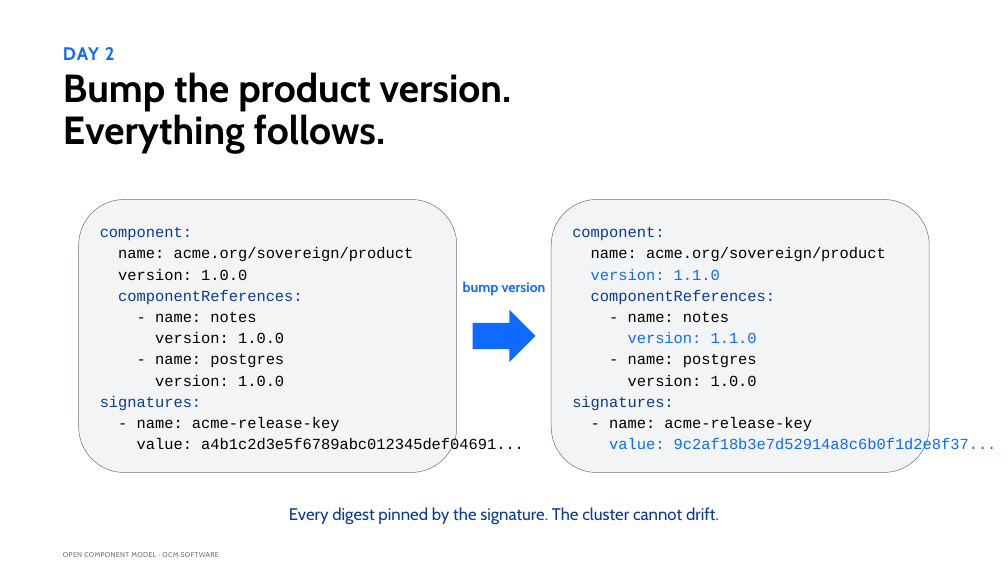
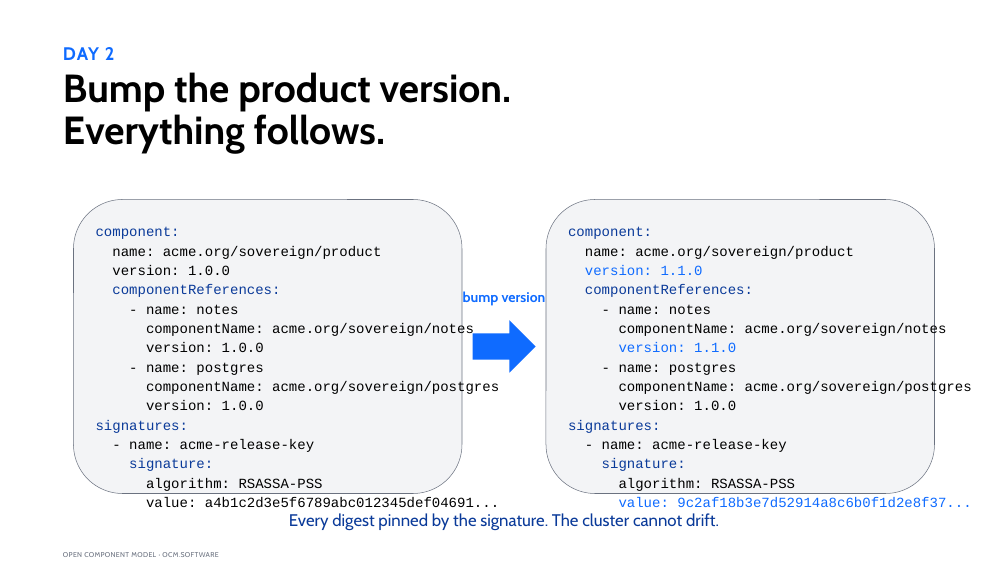
Before and after one commit to morri-son/open-component-model, a slide deck: slide 12 of docs/community/marketing/decks/architect-phase2a/OCM-Sovereign-Delivery-Architect-External.pptx. Drawn at 1008x567 pixels with LibreOffice and Linux fonts; fonts in the diff are those of the drawing. Boxes give left, top, right and bottom in pixels: in the first picture for what was removed or moved away, otherwise in the second. Text is boxed around its words. In the diff, an @@ line names an element or a change of style, - is before the commit and + after.

```diff
--- a/docs/community/marketing/decks/architect-phase2a/OCM-Sovereign-Delivery-Architect-External.pptx
+++ b/docs/community/marketing/decks/architect-phase2a/OCM-Sovereign-Delivery-Architect-External.pptx
@@ rounded rectangle "component:": place and size @@
-rounded rectangle "component:" at (79,200,457,473)
+rounded rectangle "component:" at (74,200,462,493)
@@ rounded rectangle "component:": place and size @@
-rounded rectangle "component:" at (551,200,929,473)
+rounded rectangle "component:" at (546,200,934,493)
@@ text in rounded rectangle at (96,227,382,452): size 22 to 20 pt in "component:", "name: acme.org/sovereign/product", "version: 1.0.0", "componentReferences:" and 7 more places @@
@@ text in rounded rectangle at (568,226,854,452): size 22 to 20 pt in "component:", "name: acme.org/sovereign/product", "version: 1.1.0", "componentReferences:" and 7 more places @@
@@ text "bump version": place and size @@
-text "bump version" at (463,281,546,296)
+text "bump version" at (463,290,546,306)
@@ text in rounded rectangle at (146,323,474,338): paragraph added @@
+componentName: acme.org/sovereign/notes
@@ right arrow: place and size @@
-right arrow at (473,310,536,362)
+right arrow at (473,320,536,372)
@@ text in rounded rectangle at (619,323,947,338): paragraph added @@
+componentName: acme.org/sovereign/notes
@@ text in rounded rectangle at (146,381,499,396): paragraph added @@
+componentName: acme.org/sovereign/postgres
@@ text in rounded rectangle at (619,381,972,396): paragraph added @@
+componentName: acme.org/sovereign/postgres
@@ text in rounded rectangle at (129,458,323,491): paragraphs added @@
+signature:
+algorithm: RSASSA-PSS
@@ text in rounded rectangle at (602,458,795,491): paragraphs added @@
+signature:
+algorithm: RSASSA-PSS
@@ text "Every digest pinned by the ...": place and size @@
-text "Every digest pinned by the ..." at (289,507,719,525)
+text "Every digest pinned by the ..." at (289,513,719,530)
```
Also in this commit, not shown: 9 other slides changed, 1 slide added, 4 other files.
